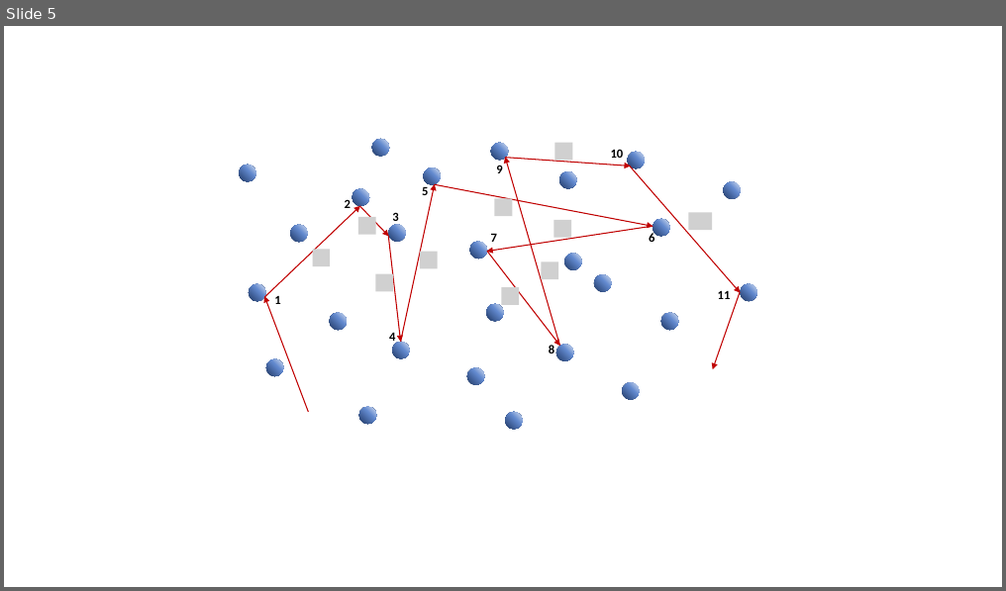
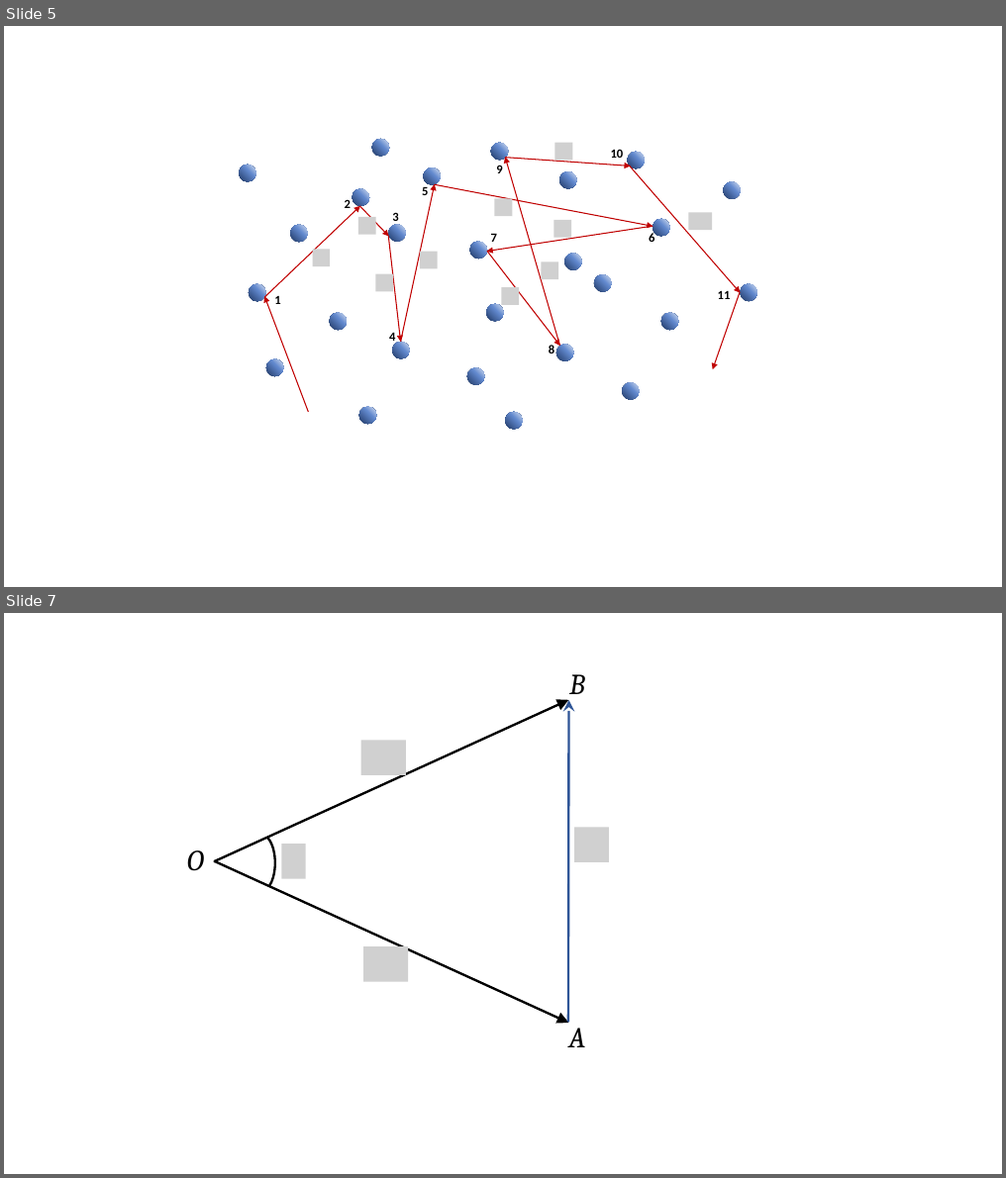
Before and after one commit to pararover/PHY0500304_Heat-and-Thermodynamics, a slide deck: U1-Distribution-of-Velocities/figures/all-figs.pptx. Shown one above the other, each under a label of ours: slide 5 before the commit, slides 5 and 7 after it; the slides between them are not shown. The pictures are 1006x591 and 1006x1178 pixels, drawn with LibreOffice and Linux fonts; fonts in the diff are those of the drawing; grey boxes stand for pictures. Boxes give left, top, right and bottom in pixels: in the first picture for what was removed or moved away, otherwise in the second. Text is boxed around its words. In the diff, an @@ line names an element or a change of style, - is before the commit and + after.

```diff
--- a/U1-Distribution-of-Velocities/figures/all-figs.pptx
+++ b/U1-Distribution-of-Velocities/figures/all-figs.pptx
@@ slide 7 added at (x1=4, y1=613, x2=1002, y2=1174), background #FFFFFF @@
@@ arrow added from (214, 861) to (569, 700), #000000 2.25 pt @@
@@ arrow added from (568, 1023) to (569, 700), #2F5597 2.25 pt @@
@@ text added at (x1=569, y1=674, x2=585, y2=694), 28 pt, text #000000, italic @@
+B
@@ picture added at (x1=361, y1=741, x2=406, y2=775) @@
@@ arc (boxed as its full ellipse) added at (x1=248, y1=835, x2=275, y2=891), outline #000000 2.25 pt @@
@@ picture added at (x1=282, y1=844, x2=306, y2=878) @@
@@ picture added at (x1=574, y1=827, x2=609, y2=862) @@
@@ text added at (x1=187, y1=851, x2=204, y2=871), 28 pt, text #000000, italic @@
+O
@@ arrow added from (214, 861) to (569, 1023), #000000 2.25 pt @@
@@ picture added at (x1=363, y1=947, x2=408, y2=982) @@
@@ text added at (x1=568, y1=1021, x2=585, y2=1048), 28 pt, text #000000, italic @@
+A
```
Also in this commit, not shown: 1 other slide added, 4 other files.
